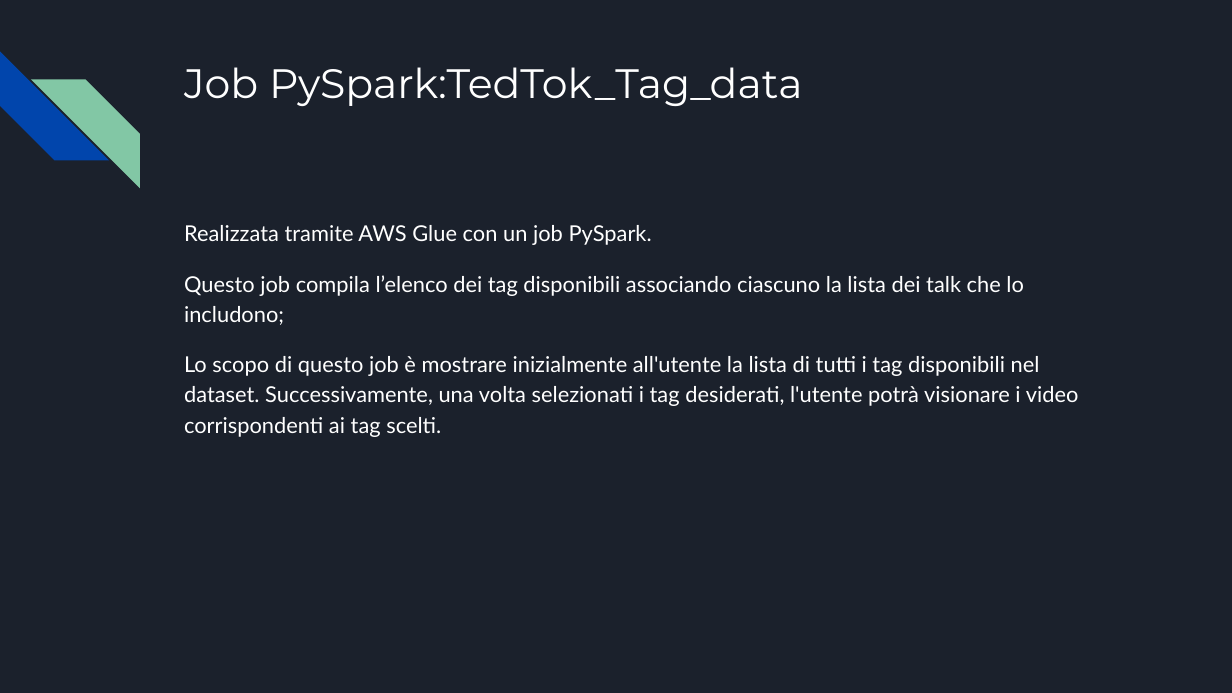
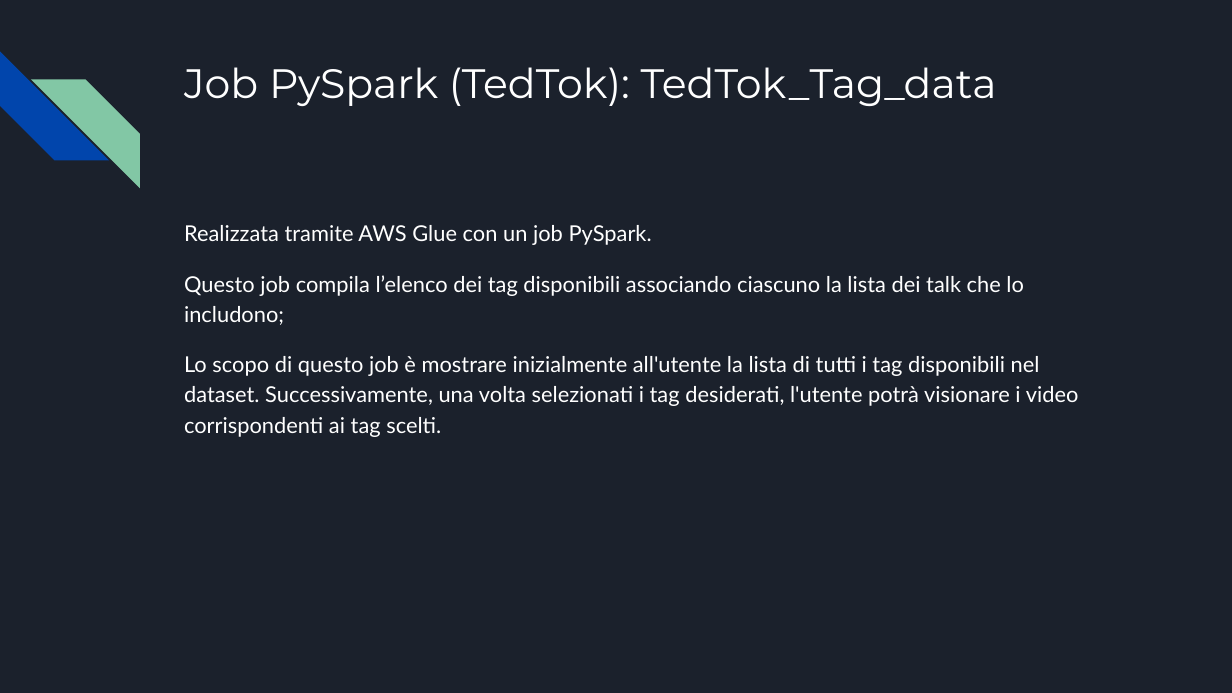
Before and after one commit to Gabriele-Mazzoleni/Progetti_Tec_Cloud_Mobile_2024, a slide deck: slide 5 of Parte 2/Presentazione TedxTok(parte 2).pptx. Drawn at 1232x693 pixels with LibreOffice and Linux fonts; fonts in the diff are those of the drawing. Boxes give left, top, right and bottom in pixels: in the first picture for what was removed or moved away, otherwise in the second. Text is boxed around its words. In the diff, an @@ line names an element or a change of style, - is before the commit and + after.

```diff
--- a/Parte 2/Presentazione TedxTok(parte 2).pptx
+++ b/Parte 2/Presentazione TedxTok(parte 2).pptx
@@ title at (184, 67, 997, 106): text changed @@
-Job PySpark:TedTok_Tag_data
+Job PySpark (TedTok): TedTok_Tag_data
```
Also in this commit, not shown: 3 other slides changed, 3 other files.
